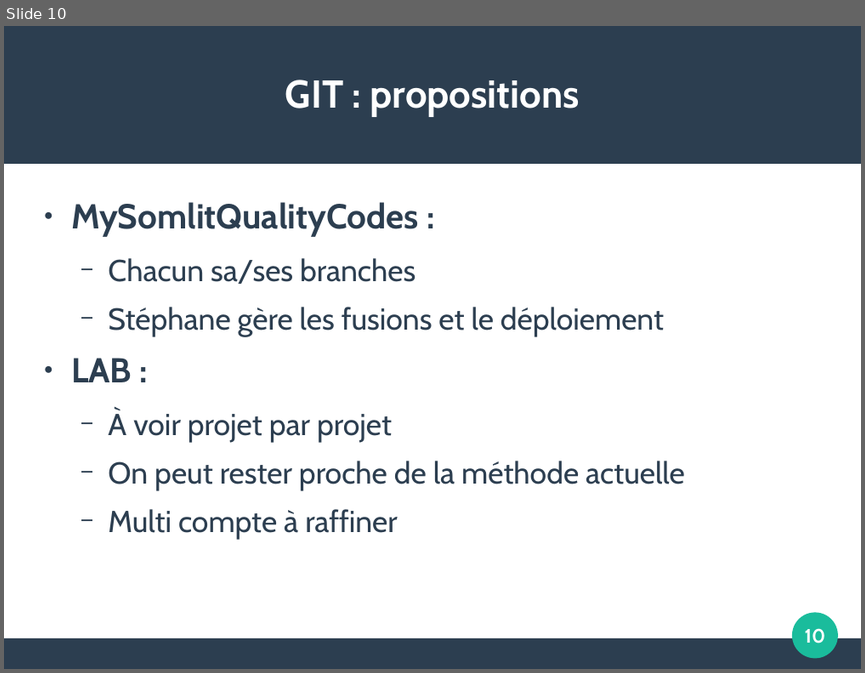
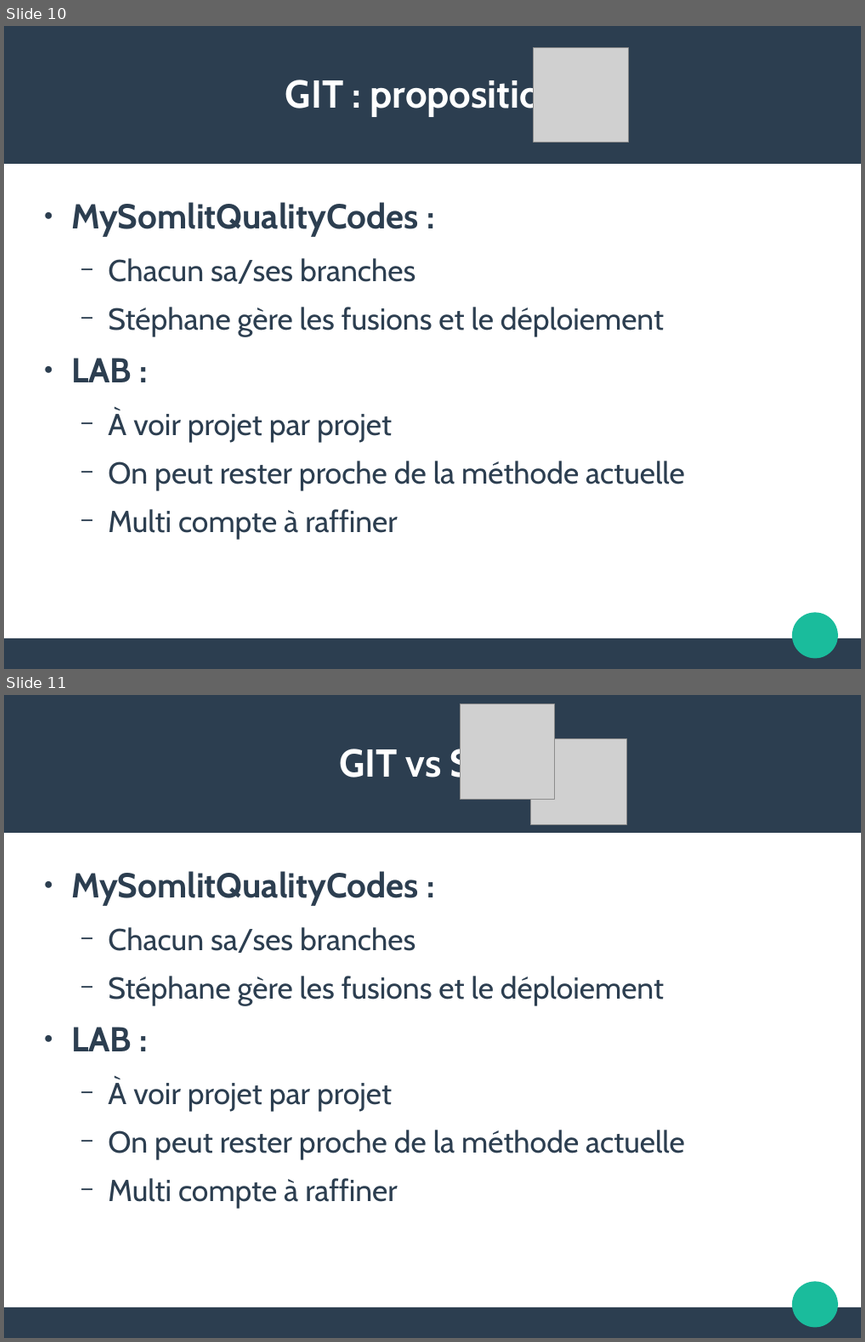
Before and after one commit to FAbOnGitHub/IntroductionGitLab, a slide deck: 20181008_initiation_GitLab_FM.odp. Shown one above the other, each under a label of ours: slide 10 before the commit, slides 10 and 11 after it. The pictures are 865x673 and 865x1342 pixels, drawn with LibreOffice and Linux fonts; fonts in the diff are those of the drawing; grey boxes stand for pictures; background and template pictures are left out. Boxes give left, top, right and bottom in pixels: in the first picture for what was removed or moved away, otherwise in the second. Text is boxed around its words. In the diff, an @@ line names an element or a change of style, - is before the commit and + after.

```diff
--- a/20181008_initiation_GitLab_FM.odp
+++ b/20181008_initiation_GitLab_FM.odp
@@ slide 11 added at box(4, 695, 861, 1338), background #FFFFFF; not listed: 3 template elements that a slide beside it also shows @@
@@ picture added at box(460, 704, 556, 800) @@
@@ title added at box(339, 743, 526, 786), 36 pt, text #FFFFFF, bold @@
+GIT vs SVN
@@ picture added at box(530, 739, 627, 825) @@
@@ text added at box(71, 871, 685, 1208), 28 pt, text #2C3E50 @@
+● MySomlitQualityCodes :
+  − Chacun sa/ses branches
+  − Stéphane gère les fusions et le déploiement
+● LAB :
+  − À voir projet par projet
+  − On peut rester proche de la méthode actuelle
+  − Multi compte à raffiner
@@ slide 10 changed as well @@
@@ picture added at box(534, 48, 629, 142) @@
@@ page number removed at box(805, 628, 826, 643) @@
-10
```
Also in this commit, not shown: 10 other slides changed, 2 other slides added, 2 slides removed, 1 other file.
